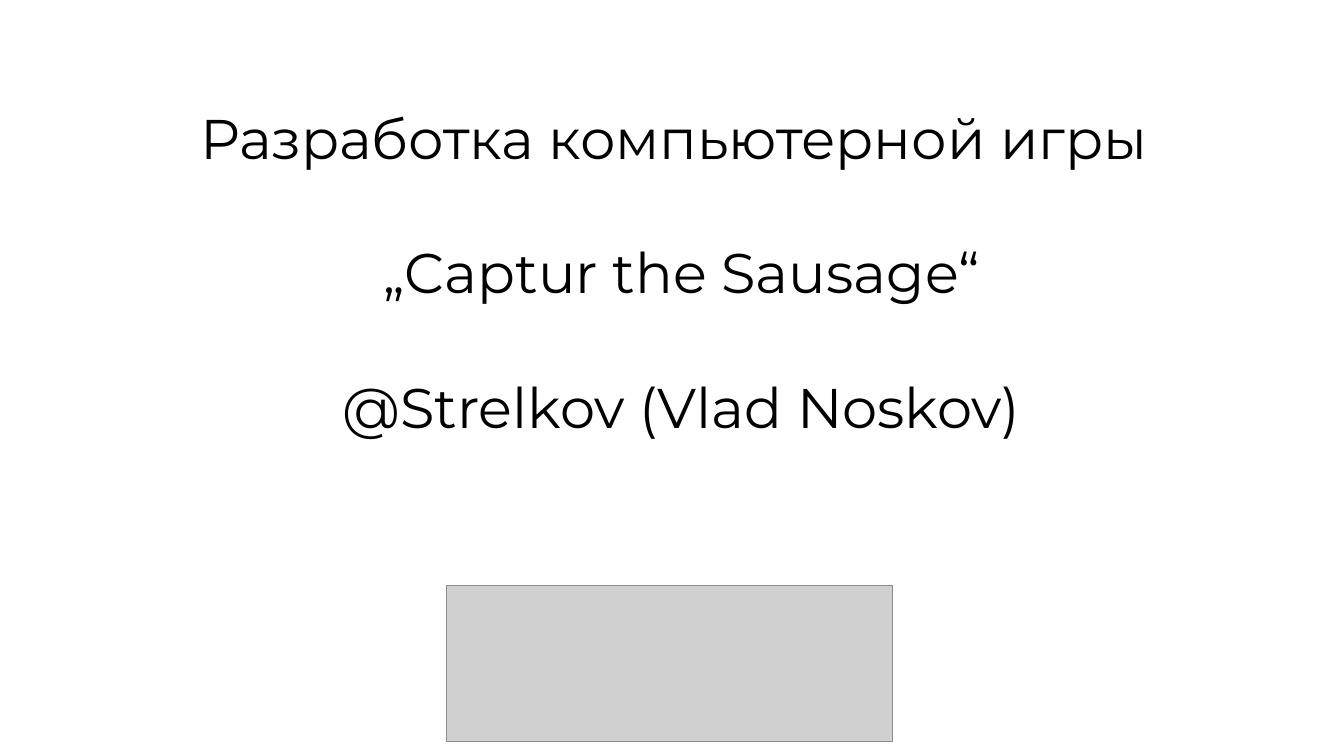
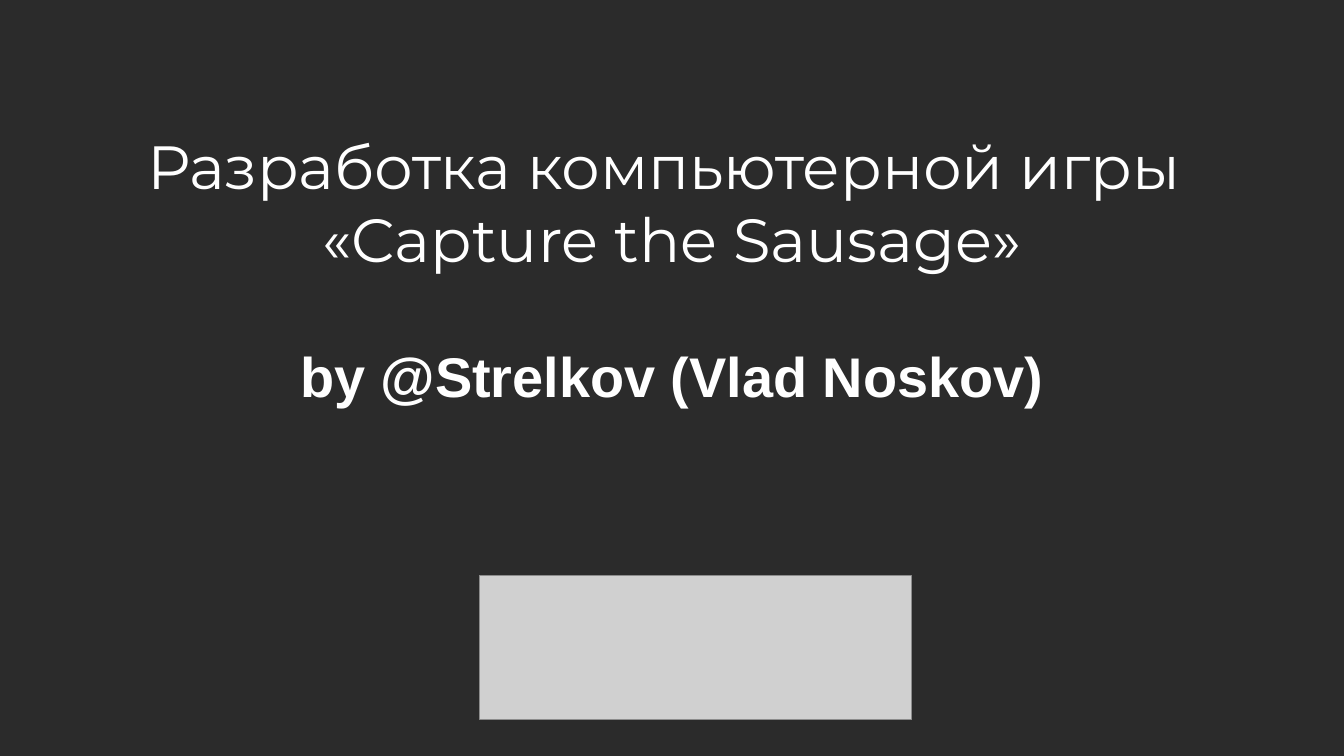
Before and after one commit to VladStrelcov/Game, a slide deck: slide 1 of доклад/доклад .odp. Drawn at 1344x756 pixels with LibreOffice and Linux fonts; fonts in the diff are those of the drawing; grey boxes stand for pictures; background and template pictures are left out; a plain dark background stands for a picture behind light text. Boxes give left, top, right and bottom in pixels: in the first picture for what was removed or moved away, otherwise in the second. Text is boxed around its words. In the diff, an @@ line names an element or a change of style, - is before the commit and + after.

```diff
--- a/доклад/доклад .odp
+++ b/доклад/доклад .odp
@@ background #FFFFFF to picture (left out) @@
@@ title at [147,143,1180,407]: text changed; size 33 to 36 pt; text colour #000000 to #FFFFFF @@
-Разработка компьютерной игры
-„Captur the Sausage“
-@Strelkov (Vlad Noskov)
+Разработка компьютерной игры
+«Capture the Sausage»
+by @Strelkov (Vlad Noskov)
@@ picture: place and size @@
-picture at [446,585,893,742]
+picture at [481,576,912,720]
```
Also in this commit, not shown: 8 slides added, 4 other files.
